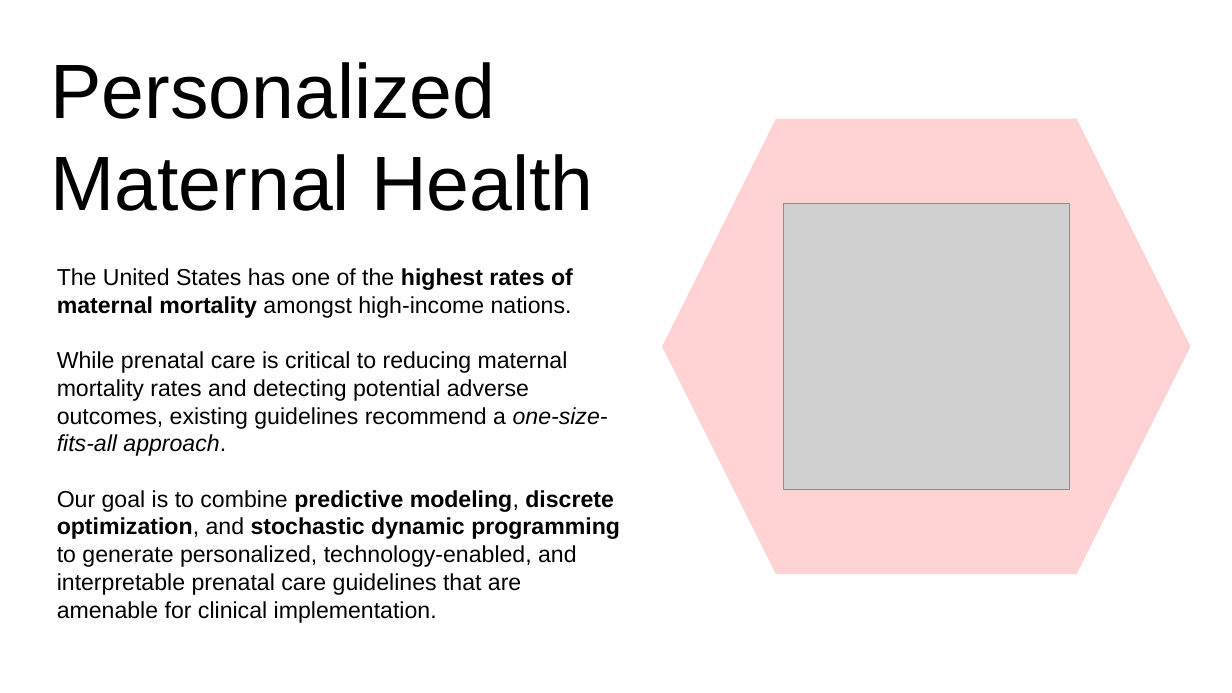
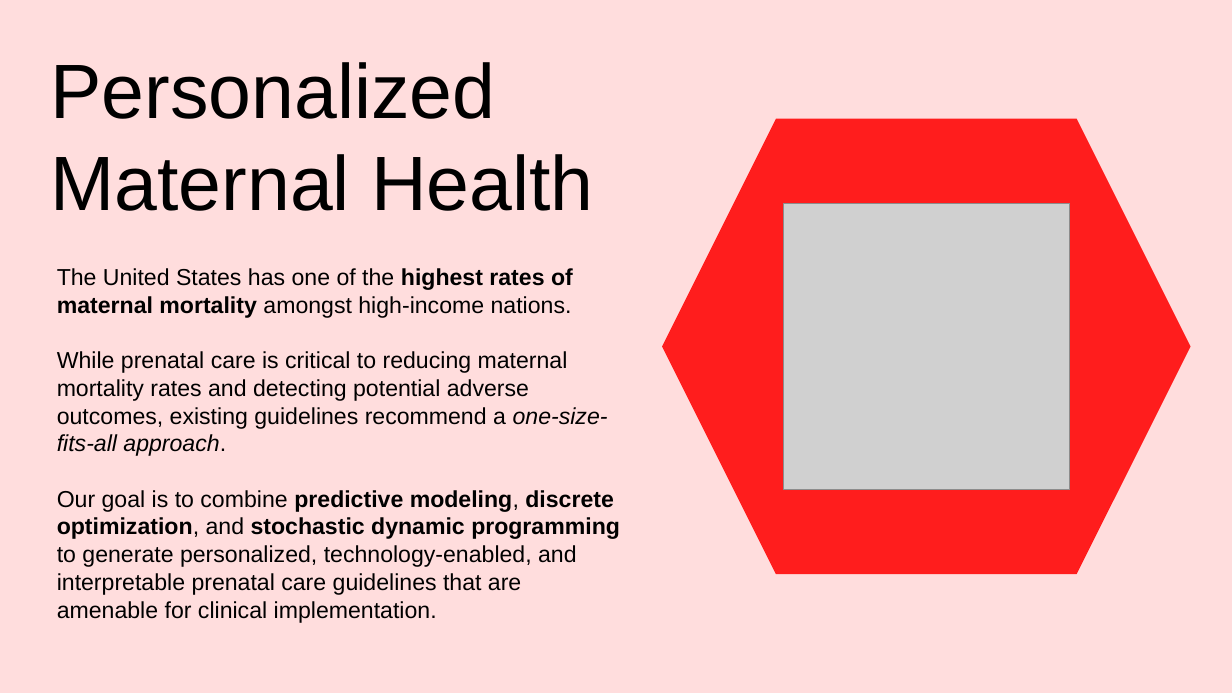
Before and after one commit to giangabrielgarcia/giangabrielgarcia.github.io, a slide deck: slide 7 of images/Figures.pptx (slide 3 before the commit). Drawn at 1232x693 pixels with LibreOffice and Linux fonts; fonts in the diff are those of the drawing; grey boxes stand for pictures. Boxes give left, top, right and bottom in pixels: in the first picture for what was removed or moved away, otherwise in the second. Text is boxed around its words. In the diff, an @@ line names an element or a change of style, - is before the commit and + after.

```diff
--- a/images/Figures.pptx
+++ b/images/Figures.pptx
@@ background #FFFFFF to #FFDDDD @@
@@ hexagon at (663,118,1191,574): fill #FFD3D3 to #FF1D1D @@
```
Also in this commit, not shown: 5 slides added, 9 other files.
